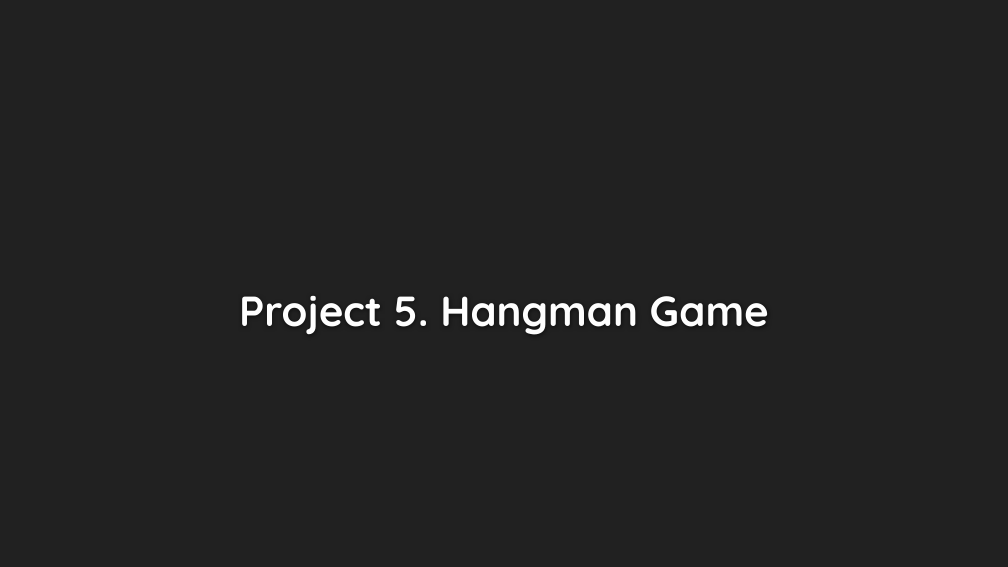
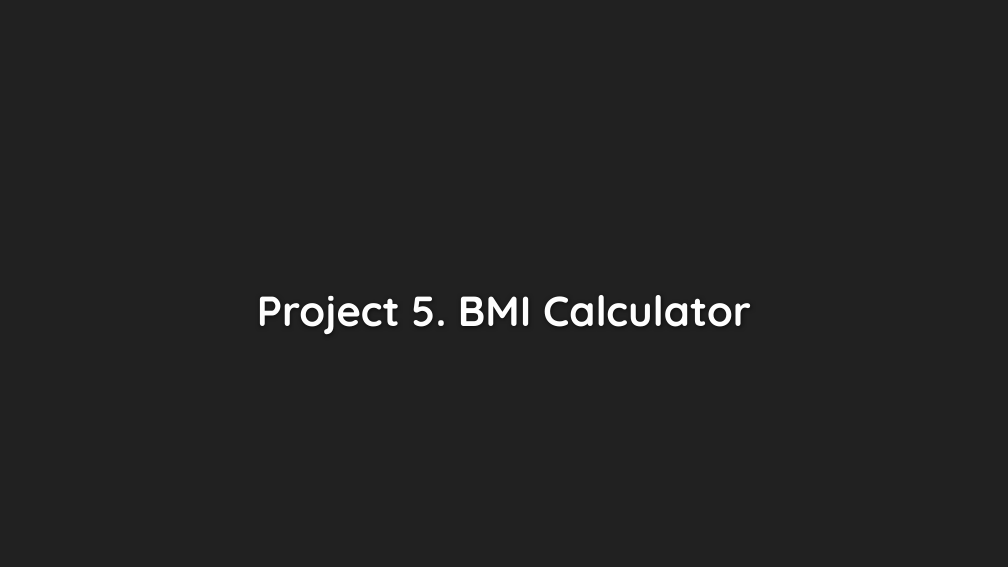
Before and after one commit to Islam-hady9/Programming-Course-using-Python-for-Kids, a slide deck: slide 12 of Lesson 10.pptx. Drawn at 1008x567 pixels with LibreOffice and Linux fonts; fonts in the diff are those of the drawing; background and template pictures are left out. Boxes give left, top, right and bottom in pixels: in the first picture for what was removed or moved away, otherwise in the second. Text is boxed around its words. In the diff, an @@ line names an element or a change of style, - is before the commit and + after.

Commit message:
Add more projects to Lesson 10

```diff
--- a/Lesson 10.pptx
+++ b/Lesson 10.pptx
@@ title at <box>257,295,751,334</box>: text changed @@
-Project 5. Hangman Game
+Project 5. BMI Calculator
```
Also in this commit, not shown: 2 other slides changed, 9 slides added, 1 slide removed.
